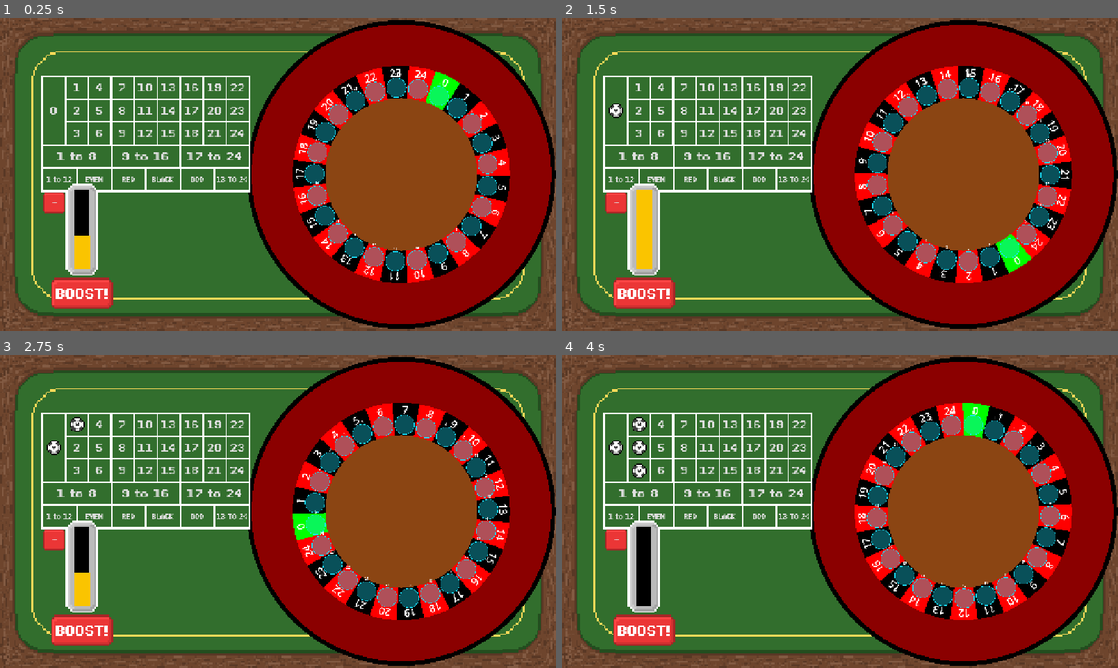
Above: before the commit, frames 1-4 (two rows, left to right).
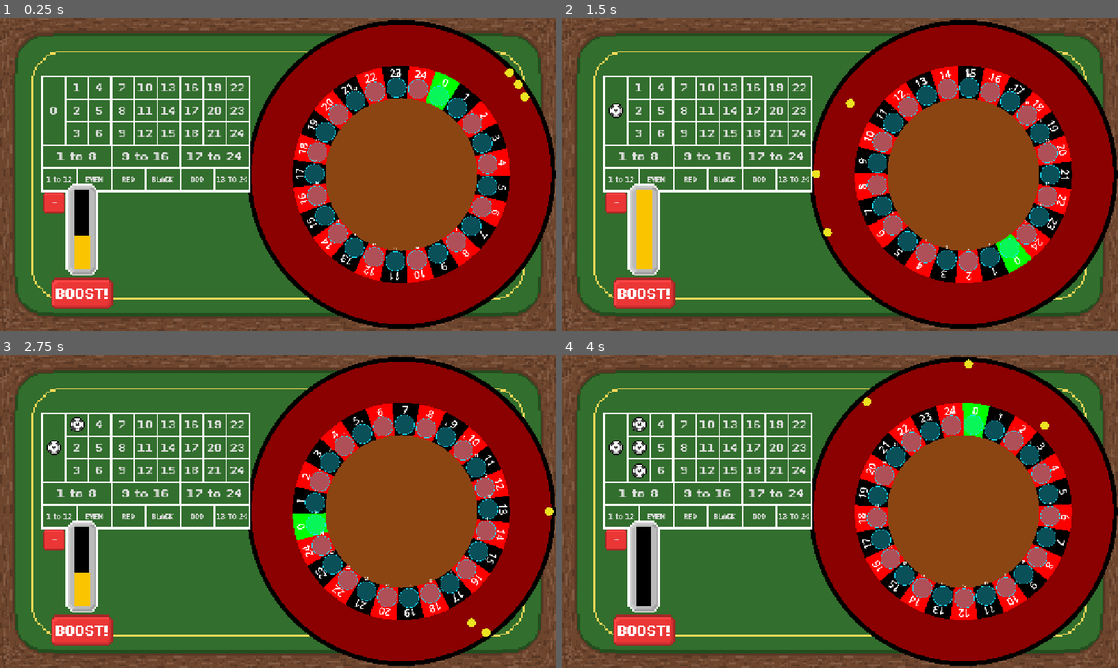
Above: after the commit, the same moments.

Repository: DuneRanger/Very-Serious-GameJam-2026
Game: Godot game, scene res://scenes/game/game_scene/game_scene.tscn
The game is run twice, just before and just after one commit, with the same random seed, the same clock (stepped at 60 frames per second) and the same inputs. Sound files missing from this copy of the repository are replaced by a short silence.
Inputs:
- Up to frame 1 (0.25 s): no input
- Up to frame 2 (1.5 s): click "+" at 0.5 s; click "0" at 1.25 s
- Up to frame 3 (2.75 s): click "1" at 2 s
- Up to frame 4 (4 s): click "2" at 2.75 s; click "3" at 3.5 s

The runs differ from the first frame. In frame 1, 0.1% of the frame differs, in the area x 90-96%, y 16-27%; in frame 2, 0.1%; in frame 3, 0.1%; in frame 4, 0.1%.

Commit message:
tiny fix, added back the balls

Diff:
--- a/scenes/game/game_scene/roulette/roulette.gd
+++ b/scenes/game/game_scene/roulette/roulette.gd
@@ -128,7 +128,7 @@
 func _ready():
 	build_outer_wall()
 	build_banks()
-	#prepare_balls()
+	prepare_balls()
 	refresh_bank_debug()
 	spin_roulette()
 
